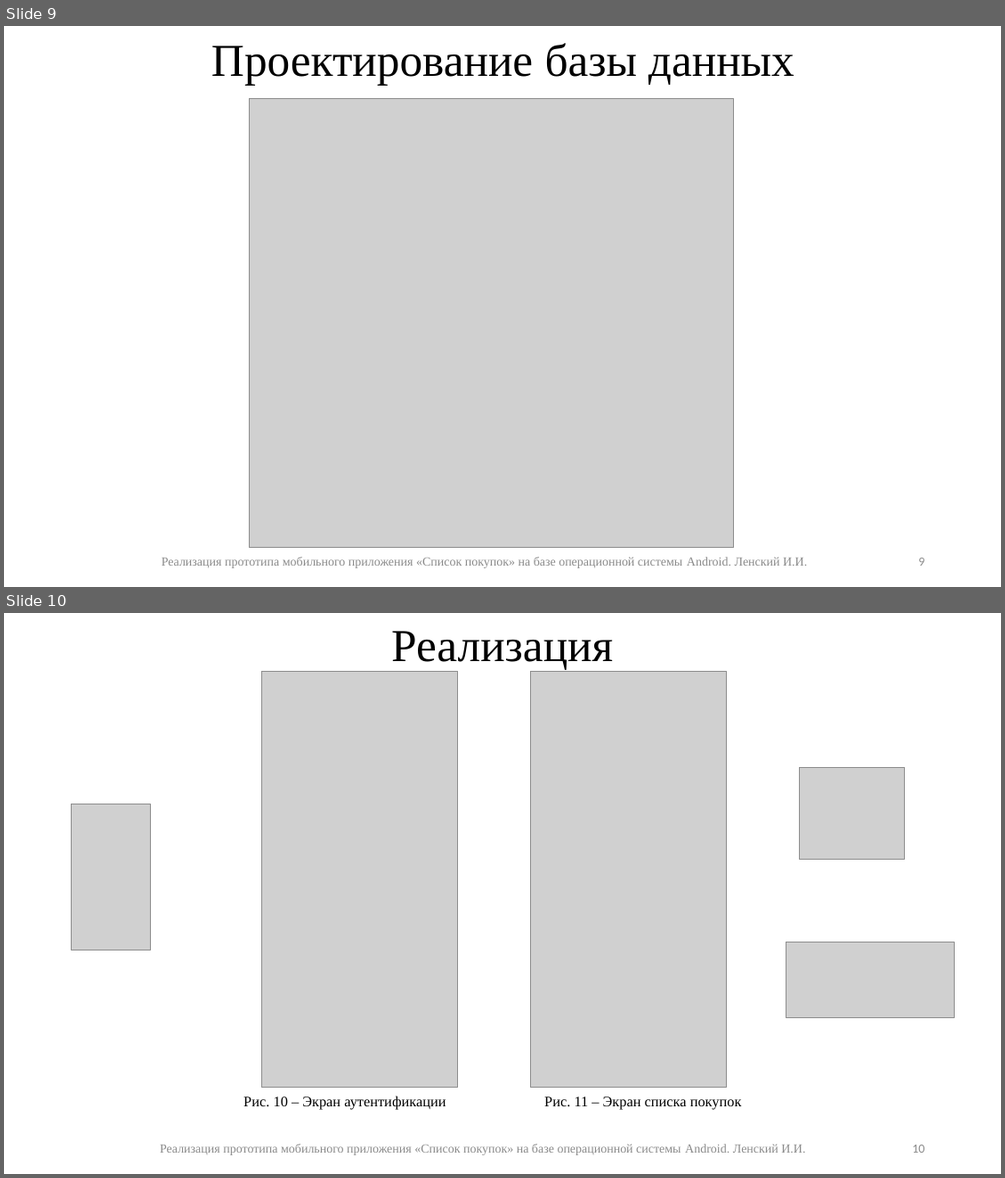
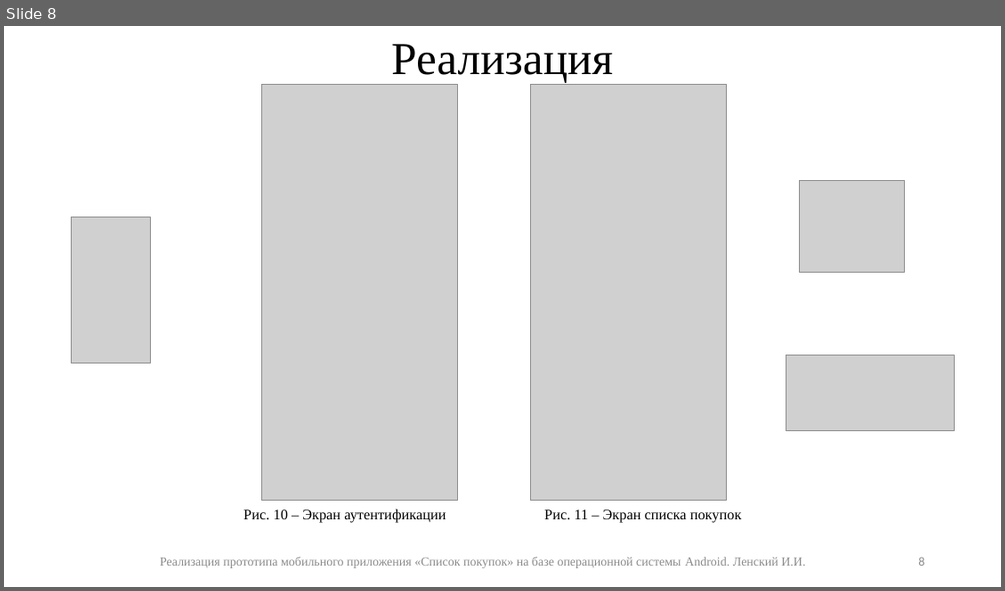
Before and after one commit to IliaLenskii/graduate-work, a slide deck: 3/java-2021-1-Lenskii.pptx. Shown one above the other, each under a label of ours: slides 9 and 10 before the commit, slide 8 after it. The pictures are 1005x1178 and 1005x591 pixels, drawn with LibreOffice and Linux fonts; fonts in the diff are those of the drawing; grey boxes stand for pictures. Boxes give left, top, right and bottom in pixels: in the first picture for what was removed or moved away, otherwise in the second. Text is boxed around its words. In the diff, an @@ line names an element or a change of style, - is before the commit and + after.

```diff
--- a/3/java-2021-1-Lenskii.pptx
+++ b/3/java-2021-1-Lenskii.pptx
@@ slide 9 removed at [4, 26, 1001, 587], background #FFFFFF @@
@@ text removed at [211, 43, 794, 86] @@
-Проектирование базы данных
@@ picture removed at [250, 99, 734, 548] @@
@@ text removed at [162, 556, 807, 568] @@
-Реализация прототипа мобильного приложения «Список покупок» на базе операционной системы Android. Ленский И.И.
@@ page number removed at [918, 557, 924, 565] @@
-9
@@ what was slide 10 is now slide 8 @@
@@ page number at [918, 556, 924, 565]: text changed @@
-10
+8
```
Also in this commit, not shown: 2 slides changed, 1 other slide removed.
